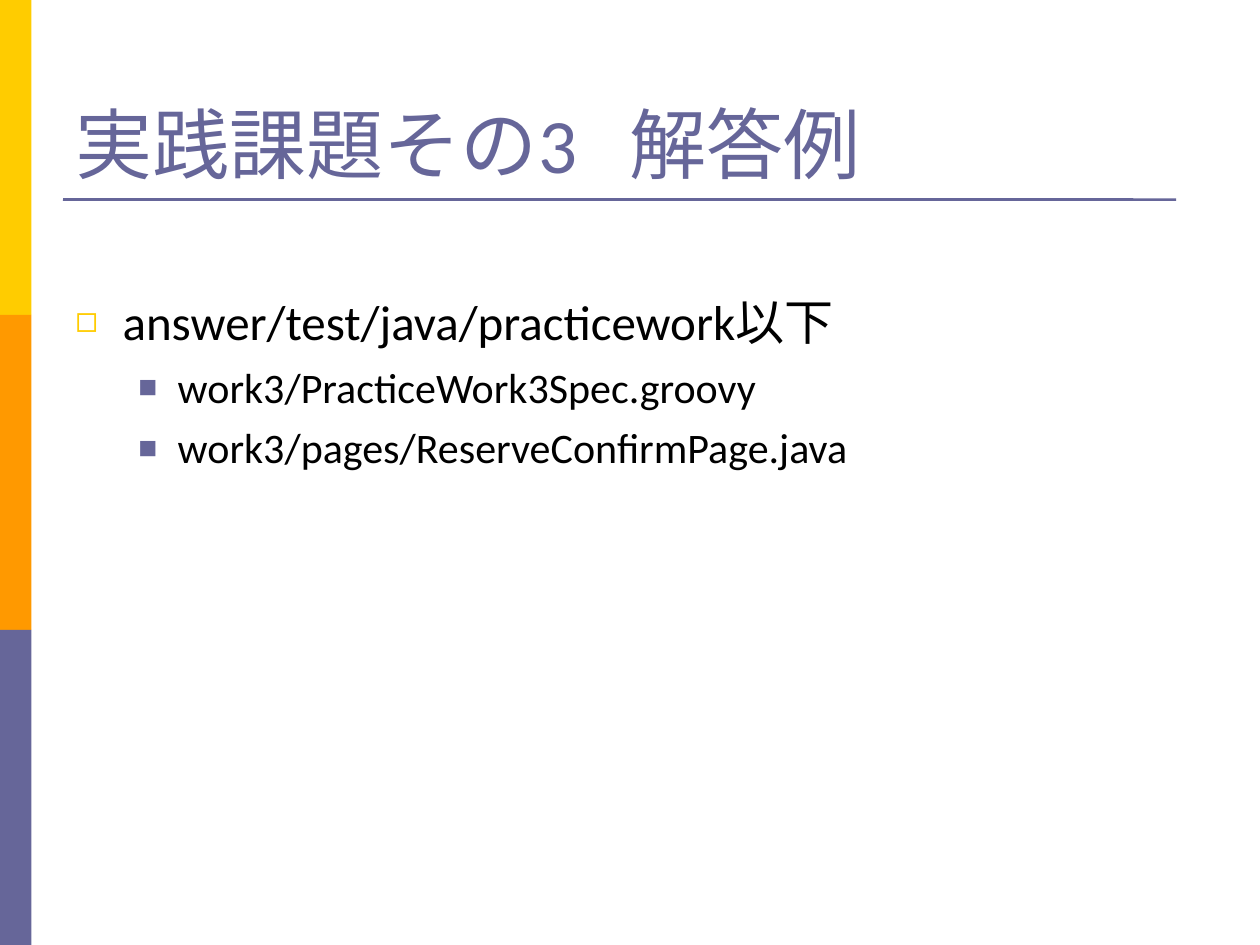
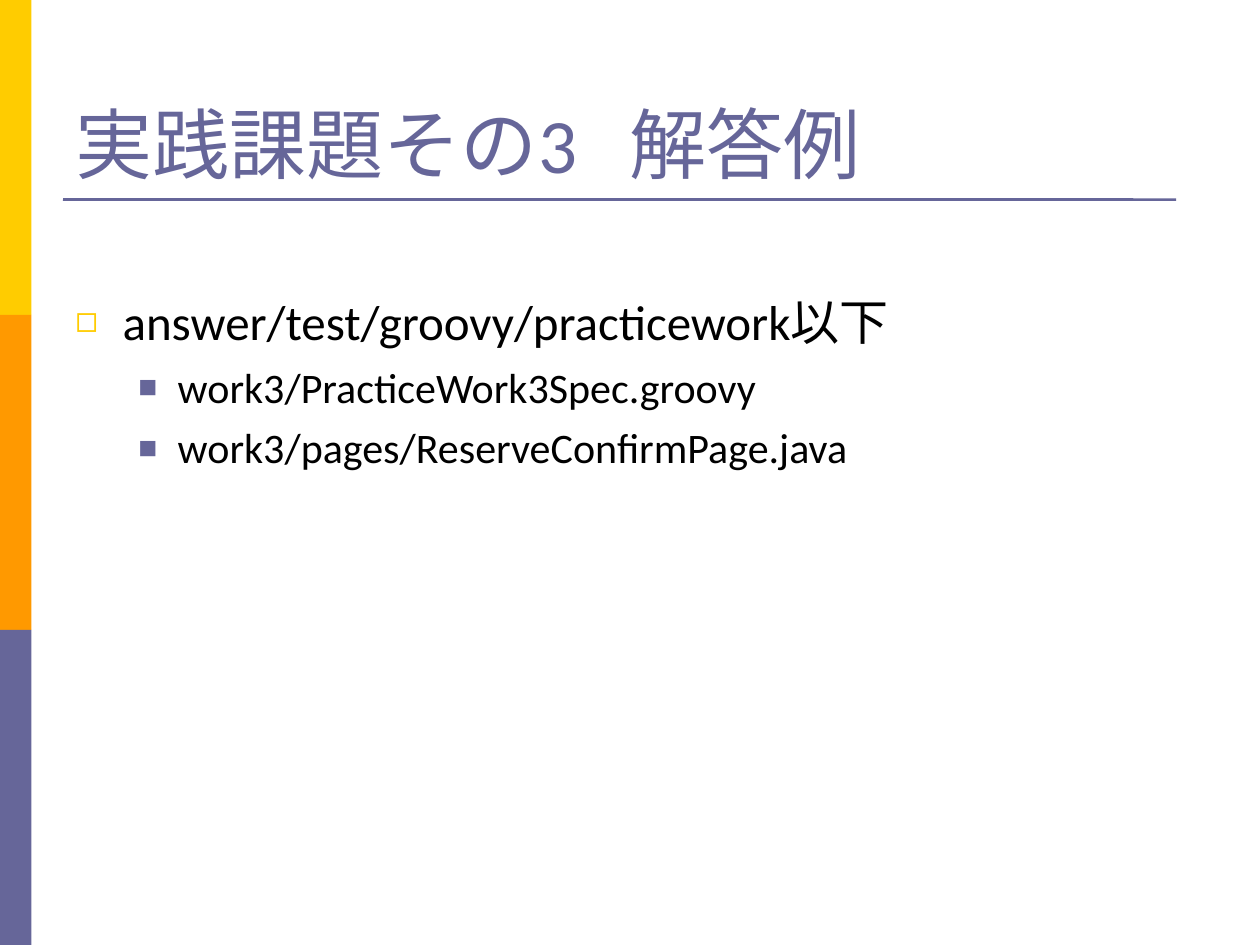
Before and after one commit to takuY-U2/STARHotel, a slide deck: slide 49 of docs/SlideGeb.ppt (slide 52 before the commit). Drawn at 1260x945 pixels with LibreOffice and Linux fonts; fonts in the diff are those of the drawing. Boxes give left, top, right and bottom in pixels: in the first picture for what was removed or moved away, otherwise in the second. Text is boxed around its words. In the diff, an @@ line names an element or a change of style, - is before the commit and + after.

```diff
--- a/docs/SlideGeb.ppt
+++ b/docs/SlideGeb.ppt
@@ text at bbox=[123, 301, 889, 349]: text changed @@
-◻ answer/test/java/practicework以下
+◻ answer/test/groovy/practicework以下
```
Also in this commit, not shown: 22 other slides changed, 4 slides removed, 3 other files.
